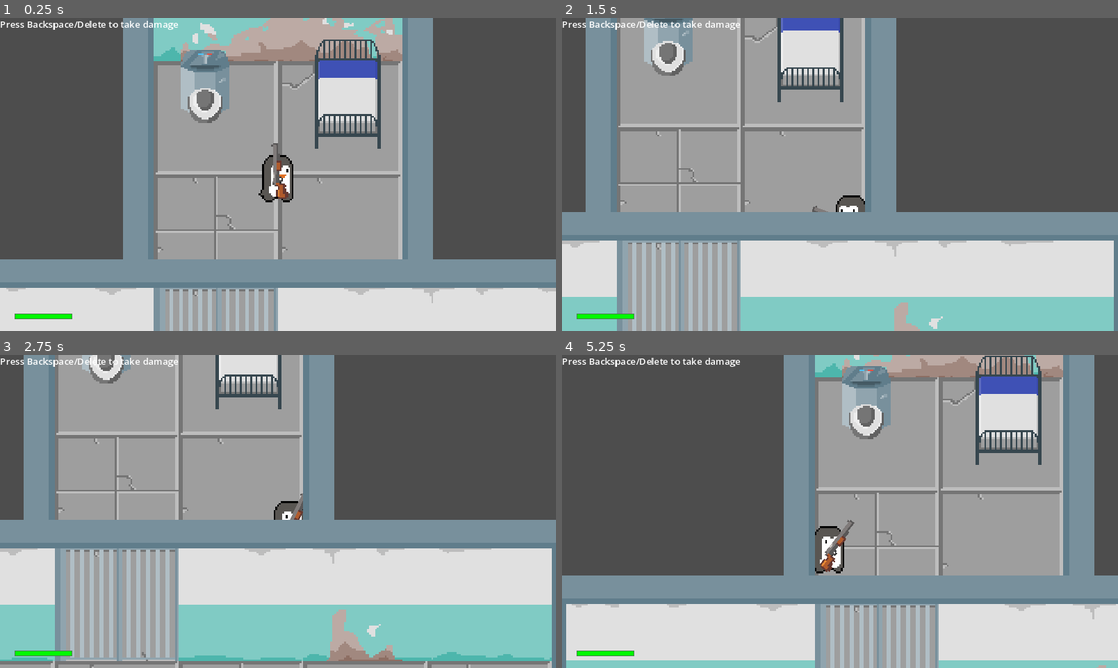
Above: before the commit, frames 1-4 (two rows, left to right).
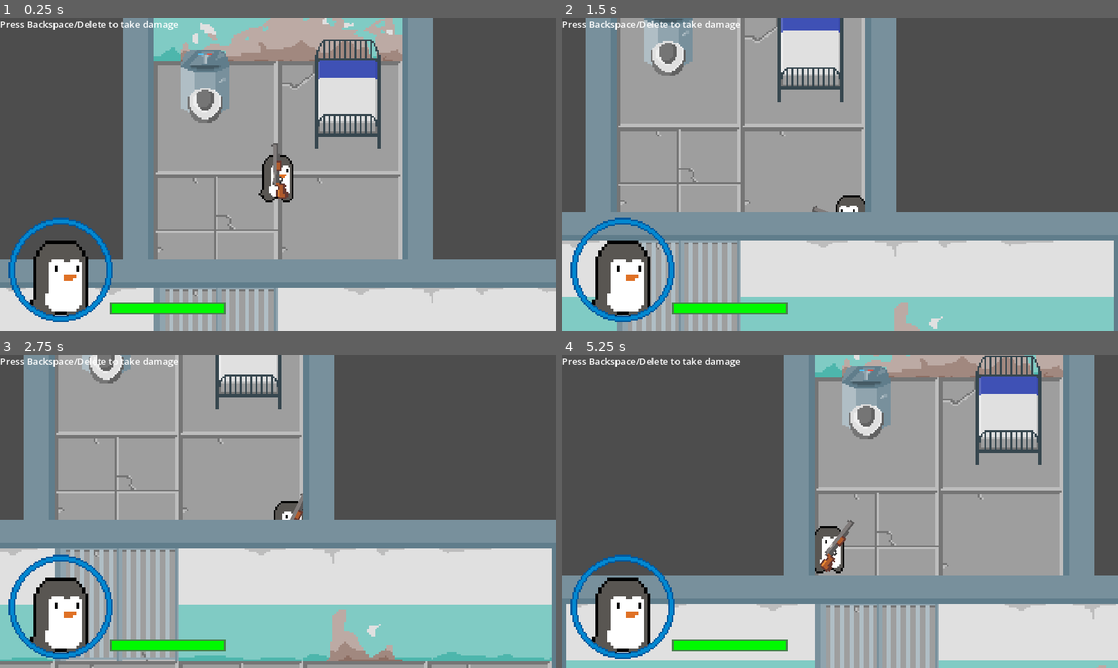
Above: after the commit, the same moments.

Repository: thechristinedo/pebbles-goes-to-penguin-prison
Game: Godot game, scene res://Levels/prison_level.tscn
The game is run twice, just before and just after one commit, with the same random seed, the same clock (stepped at 60 frames per second) and the same inputs.
Inputs (mouse positions are in pixels of both pictures, inside the frame that each line leads up to):
- Up to frame 1 (0.25 s): no input
- Up to frame 2 (1.5 s): tap Enter at 0.5 s; move the mouse to (962, 158) at 0.52 s; hold D (right) 0.53-1.28 s; click (962, 158) at 0.6 s; tap Space at 1.25 s; move the mouse to (728, 190) at 1.27 s; hold S (down) from 1.28 s (still down); click (728, 190) at 1.35 s
- Up to frame 3 (2.75 s): tap Enter at 2 s; move the mouse to (333, 442) at 2.02 s; release S (down) at 2.03 s; hold D (right) from 2.03 s (still down); click (333, 442) at 2.1 s
- Up to frame 4 (5.25 s): tap Space at 2.75 s; move the mouse to (812, 574) at 2.77 s; release D (right) at 2.78 s; hold W (up) 2.78-3.53 s; click (812, 574) at 2.85 s; move the mouse to (1006, 558) at 3.52 s; hold A (left) 3.53-5.03 s; click (1006, 558) at 3.6 s; move the mouse to (673, 464) at 4.27 s; click (673, 464) at 4.35 s; tap Enter at 5 s; move the mouse to (867, 511) at 5.02 s; hold S (down) from 5.03 s (still down); click (867, 511) at 5.1 s

The runs differ from the first frame. In frame 1, 3.8% of the frame differs, in the area x 1-41%, y 63-98%; in frame 2, 4.1%; in frame 3, 4.1%; in frame 4, 4.1%.

Commit message:
Pebbles cutout + init health bar

Diff:
--- a/Characters/Pebbles/pebbles.gd
+++ b/Characters/Pebbles/pebbles.gd
@@ -1,7 +1,7 @@
 extends CharacterBody2D
 
-@export var health: int = 100
 @export var max_health: int = 100
+@export var health: int = max_health
 @export var move_speed: float = 250
 @export var sprite_2d: Sprite2D
 @export var animation_tree: AnimationTree
--- a/User Interface/HealthBar.gd
+++ b/User Interface/HealthBar.gd
@@ -3,4 +3,4 @@
 @onready var health_bar = $HealthBar
 
 func update_health(health, max_health) -> void:
-	health_bar.size.x = 98 * health / max_health
+	health_bar.size.x = 196 * health / max_health
--- a/User Interface/UI.tscn
+++ b/User Interface/UI.tscn
@@ -1,6 +1,14 @@
-[gd_scene load_steps=2 format=3 uid="uid://rmujglsn8iev"]
+[gd_scene load_steps=7 format=3 uid="uid://rmujglsn8iev"]
 
 [ext_resource type="Script" path="res://User Interface/HealthBar.gd" id="1_20mkp"]
+[ext_resource type="Texture2D" uid="uid://nvqcrtj2c3d" path="res://User Interface/Sprites/ui-portrait-mask.png" id="2_cv7ry"]
+[ext_resource type="Texture2D" uid="uid://bwav7q7ueswpj" path="res://User Interface/Sprites/ui-portrait.png" id="2_oy7xy"]
+[ext_resource type="Texture2D" uid="uid://m2kfh6iaatj1" path="res://pebbles.png" id="2_qqssd"]
+[ext_resource type="Shader" path="res://User Interface/pebbles_portrait.gdshader" id="2_uy2a6"]
+
+[sub_resource type="ShaderMaterial" id="ShaderMaterial_mp7ub"]
+shader = ExtResource("2_uy2a6")
+shader_parameter/mask = ExtResource("2_cv7ry")
 
 [node name="UI" type="CanvasLayer"]
 
@@ -9,14 +17,41 @@
 offset_bottom = 23.0
 text = "Press Backspace/Delete to take damage"
 
+[node name="Pebbles" type="TextureRect" parent="."]
+material = SubResource("ShaderMaterial_mp7ub")
+anchors_preset = 2
+anchor_top = 1.0
+anchor_bottom = 1.0
+offset_left = 20.0
+offset_top = -182.0
+offset_right = 190.0
+offset_bottom = -12.0
+grow_vertical = 0
+texture = ExtResource("2_qqssd")
+
+[node name="PebblesFrame" type="TextureRect" parent="Pebbles"]
+layout_mode = 1
+anchors_preset = 8
+anchor_left = 0.5
+anchor_top = 0.5
+anchor_right = 0.5
+anchor_bottom = 0.5
+offset_left = -90.0
+offset_top = -98.0
+offset_right = 90.0
+offset_bottom = 82.0
+grow_horizontal = 2
+grow_vertical = 2
+texture = ExtResource("2_oy7xy")
+
 [node name="HealthBarContainer" type="ColorRect" parent="."]
 anchors_preset = 2
 anchor_top = 1.0
 anchor_bottom = 1.0
-offset_left = 25.0
-offset_top = -30.0
-offset_right = 125.0
-offset_bottom = -20.0
+offset_left = 190.0
+offset_top = -49.0
+offset_right = 390.0
+offset_bottom = -29.0
 grow_vertical = 0
 color = Color(0.286275, 0.505882, 0.301961, 1)
 script = ExtResource("1_20mkp")
@@ -28,10 +63,10 @@
 anchor_top = 0.5
 anchor_right = 0.5
 anchor_bottom = 0.5
-offset_left = -49.0
-offset_top = -4.0
-offset_right = 49.0
-offset_bottom = 4.0
+offset_left = -97.0
+offset_top = -8.0
+offset_right = 97.0
+offset_bottom = 8.0
 grow_horizontal = 2
 grow_vertical = 2
 color = Color(0, 0.980392, 0, 1)
--- /dev/null
+++ b/User Interface/pebbles_portrait.gdshader
@@ -0,0 +1,10 @@
+shader_type canvas_item;
+
+uniform sampler2D mask;
+
+void fragment() {
+	vec4 colour = texture(TEXTURE, UV);
+    colour.a *= texture(mask, UV).a;
+
+    COLOR = colour;
+}
Binary file added: User Interface/Sprites/ui-portrait-mask.png
Not shown, added: User Interface/Sprites/ui-portrait-mask.png.import
Binary file added: User Interface/Sprites/ui-portrait.png
Not shown, added: User Interface/Sprites/ui-portrait.png.import
